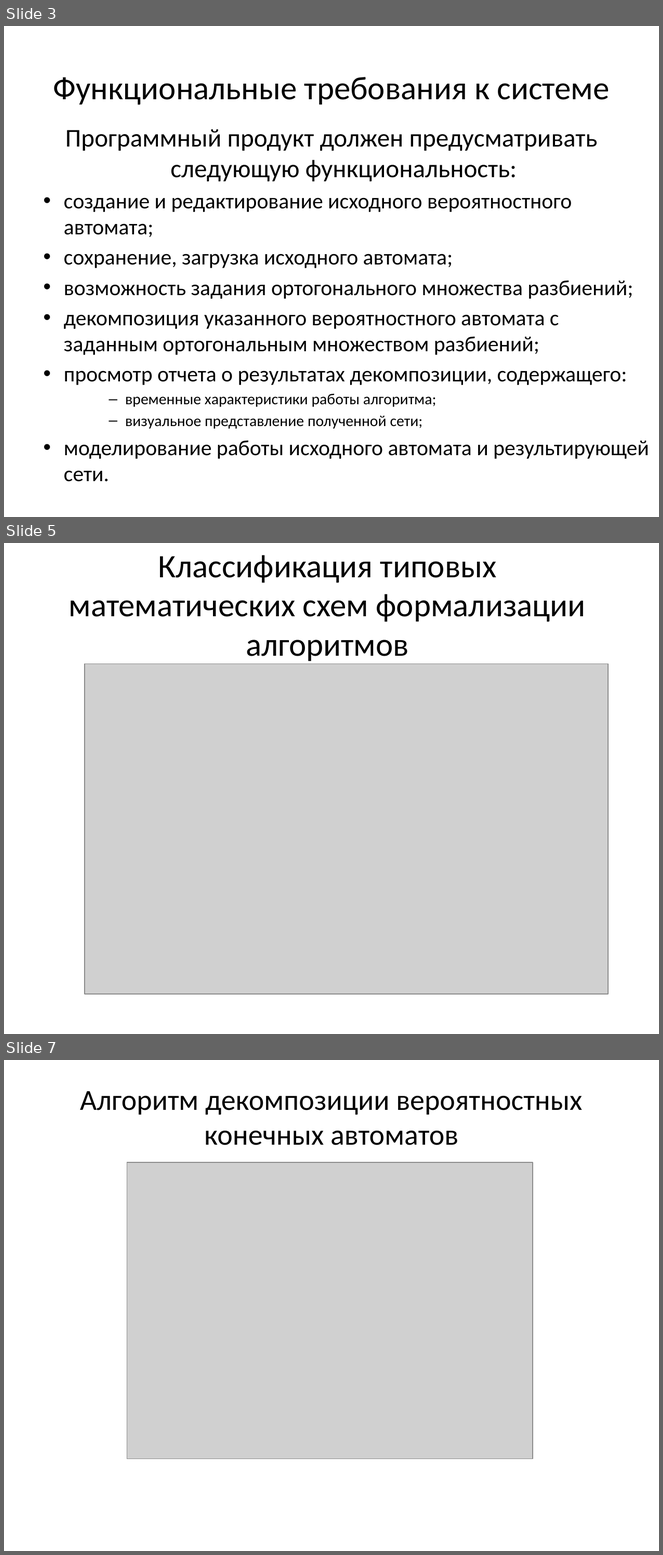
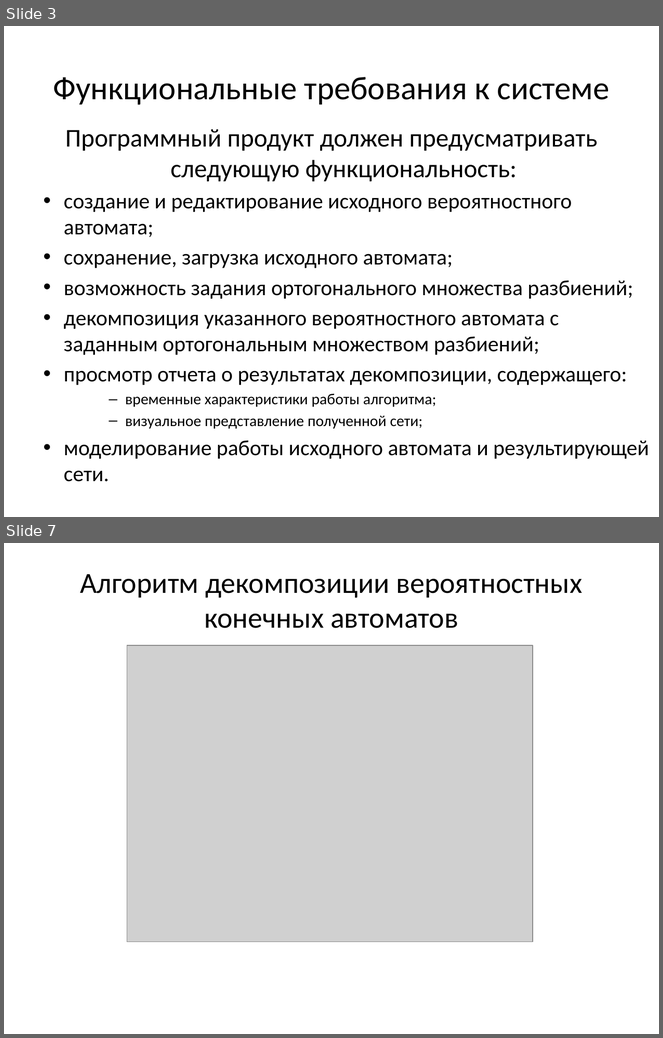
Before and after one commit to erad888/fsm-decompose, a slide deck: Презентация.pptx. Shown one above the other, each under a label of ours: slides 3, 5 and 7 before the commit, slides 3 and 7 after it; the slides between them are not shown. The pictures are 663x1555 and 663x1038 pixels, drawn with LibreOffice and Linux fonts; fonts in the diff are those of the drawing; grey boxes stand for pictures. Boxes give left, top, right and bottom in pixels: in the first picture for what was removed or moved away, otherwise in the second. Text is boxed around its words. In the diff, an @@ line names an element or a change of style, - is before the commit and + after.

```diff
--- a/Презентация.pptx
+++ b/Презентация.pptx
@@ slide 5 removed at bbox=[4, 543, 659, 1034], background #FFFFFF @@
@@ title removed at bbox=[69, 555, 586, 661] @@
-Классификация типовых математических схем формализации алгоритмов
@@ picture removed at bbox=[85, 664, 608, 994] @@
```
Also in this commit, not shown: 3 slides changed, 1 slide added.
